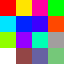
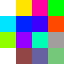
Revision of a layered 64×64 image; what changed, layer by layer:
painted on "Background" over [0, 0, 16, 16]
